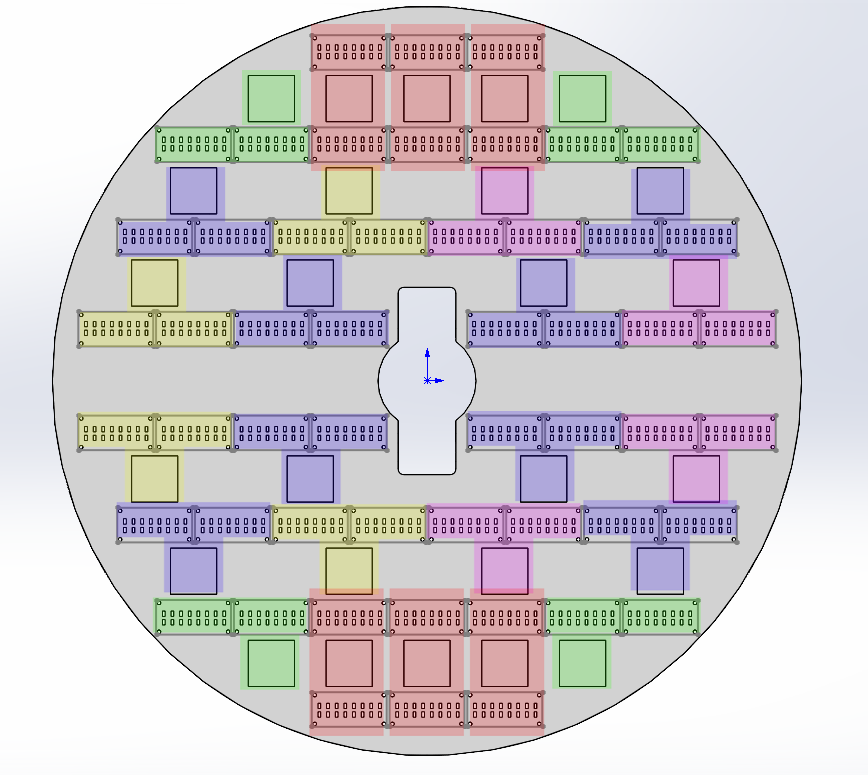
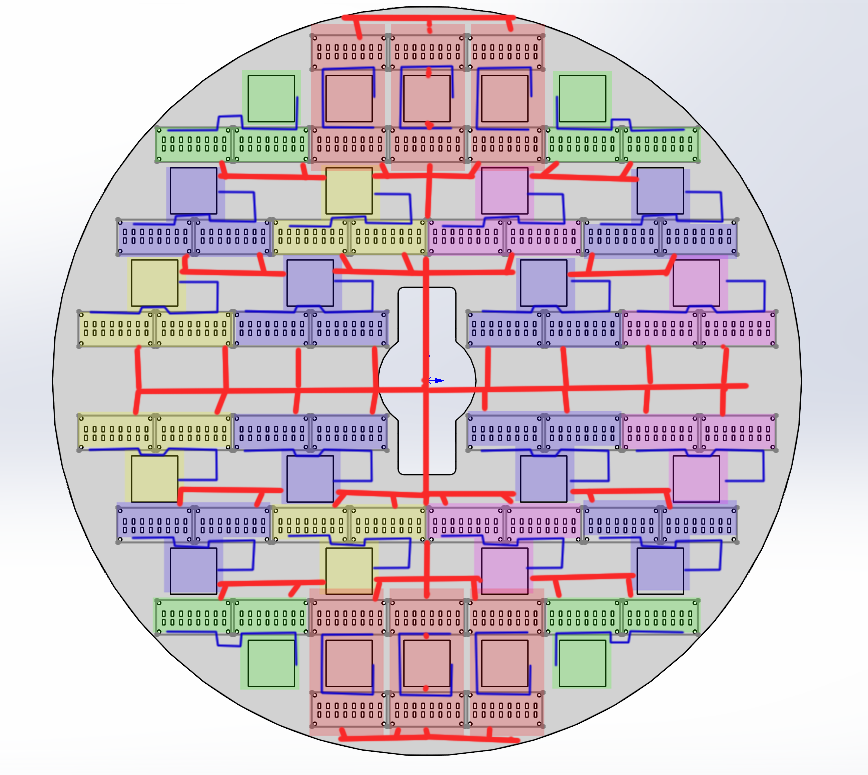
Two versions of the same layered image (868 x 775). Layer-by-layer changes:
added layer "power" above "CAN" over [132, 14, 750, 744]
added layer "CAN" above "矩形 1" over [88, 64, 767, 698]